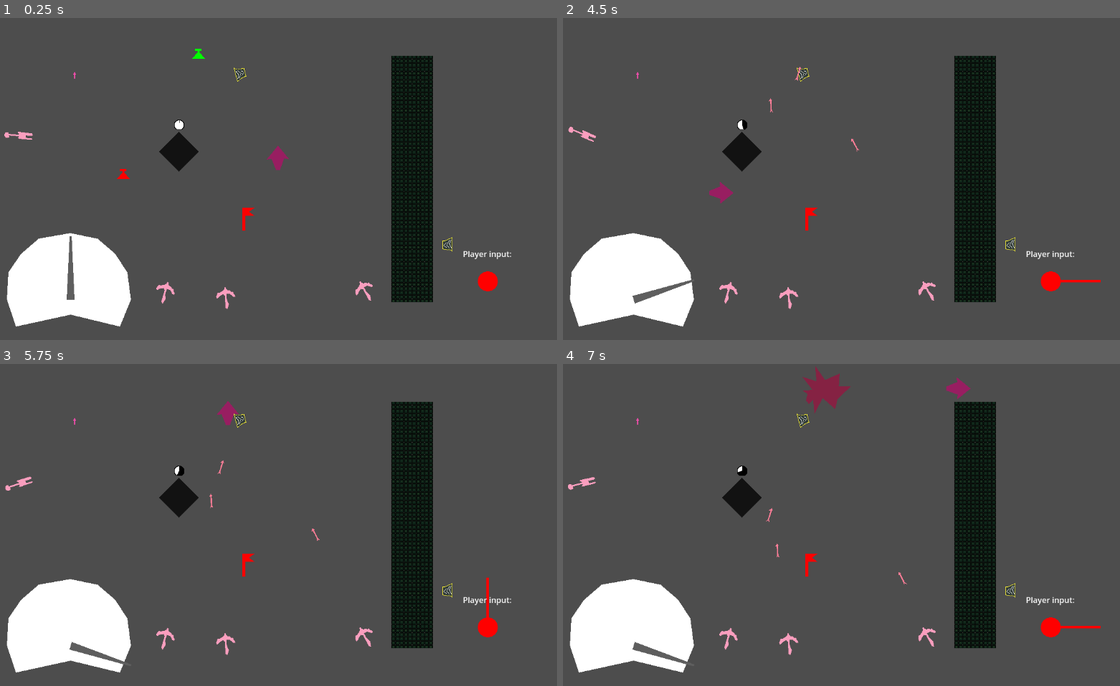
Above: before the commit, frames 1-4 (two rows, left to right).
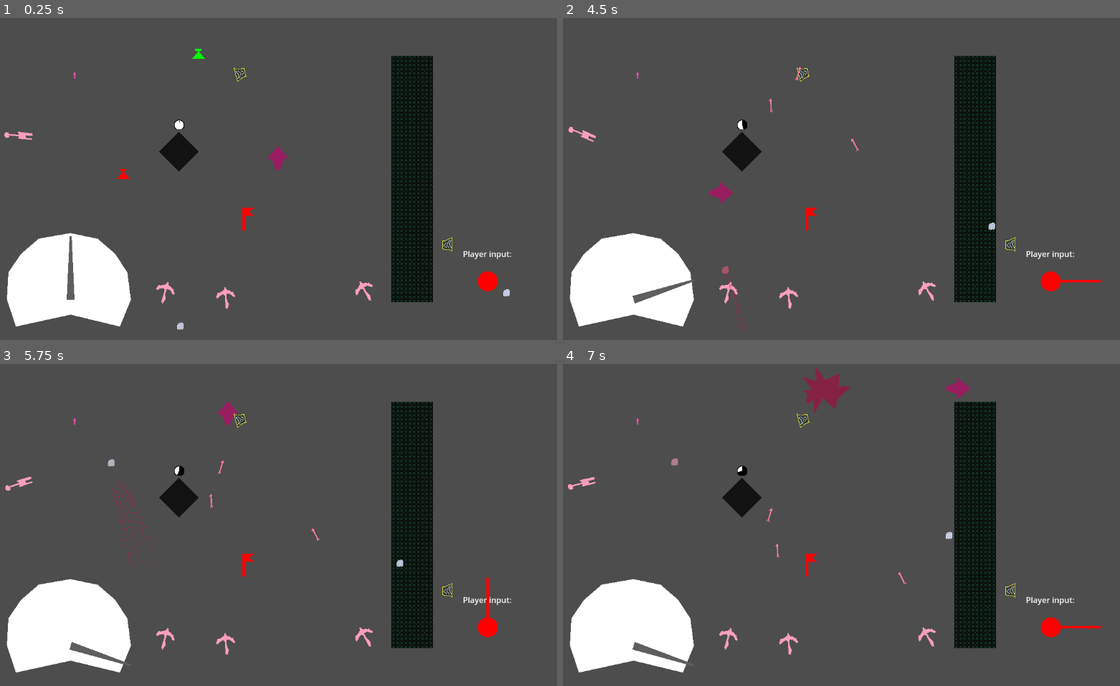
Above: after the commit, the same moments.

Repository: IwailerI/micro-jam-colors
Game: Godot game, scene res://scenes/level/level.tscn
Same seed, same stepped clock (60 frames per second), same inputs: the game is played once before the commit and once after it. The engine's default icon, where the game draws it, is replaced by a stand-in: a white triangle on a blue panel in a dark square.
Inputs:
- Up to frame 1 (0.25 s): no input
- Up to frame 2 (4.5 s): hold Space (throttle) 0.53-1.28 s; hold W (movement_up) 0.53-2.03 s; tap Space (throttle) at 1.35, 2.85, 4.35 s; hold Space (throttle) 2.03-2.78 s; hold A (movement_left) 2.03-3.53 s; hold S (movement_down) 3.53-4.28 s; hold Space (throttle) 3.53-4.28 s; hold D (movement_right) from 4.28 s (still down)
- Up to frame 3 (5.75 s): release D (movement_right) at 5.03 s; hold W (movement_up) from 5.03 s (still down); hold Space (throttle) from 5.03 s (still down)
- Up to frame 4 (7 s): release W (movement_up) at 5.78 s; release Space (throttle) at 5.78 s; hold D (movement_right) from 5.78 s (still down); tap Space (throttle) at 5.85 s; hold Space (throttle) from 6.53 s (still down)

The runs differ from the first frame. In frame 1, less than 0.1% of the frame differs, in the area x 31-92%, y 84-97%; in frame 2, less than 0.1%; in frame 3, 0.2%, in the area x 19-73%, y 29-65%; in frame 4, less than 0.1%.

Commit message:
implemented 2 types of ghost

Diff:
--- /dev/null
+++ b/objects/dashing_ghost/dashing_ghost.gd
@@ -0,0 +1,29 @@
+extends Area2D
+
+
+var velocity := Vector2.ZERO
+@export var speed: float = 600
+@export var rest_accel: float = 400.0
+@onready var animation_player: AnimationPlayer = $AnimationPlayer
+
+
+func _ready() -> void:
+    body_entered.connect(_on_body_entered)
+    animation_player.play(&"idle")
+
+
+func _physics_process(delta: float) -> void:
+    velocity = velocity.move_toward(Vector2.ZERO, rest_accel * delta)
+    position += velocity * delta
+
+
+func _on_body_entered(b: Node2D) -> void:
+    if b is not Player:
+        return
+    b.die(b.global_position.direction_to(global_position) * 100.0)
+
+
+func _on_dash_timer() -> void:
+    var p := GameManager.get_instance().player()
+    var dir := to_local(p.global_position).normalized()
+    velocity = dir * speed
--- /dev/null
+++ b/objects/dashing_ghost/dashing_ghost.tscn
@@ -0,0 +1,134 @@
+[gd_scene load_steps=7 format=3 uid="uid://ktlik37x6m5v"]
+
+[ext_resource type="Texture2D" uid="uid://pw4dvw4xevp2" path="res://assets/tmp/ghost.png" id="1_apw7s"]
+[ext_resource type="Script" uid="uid://5ko7263dmede" path="res://objects/dashing_ghost/dashing_ghost.gd" id="1_lkkrn"]
+
+[sub_resource type="Animation" id="Animation_8eosc"]
+length = 0.001
+tracks/0/type = "bezier"
+tracks/0/imported = false
+tracks/0/enabled = true
+tracks/0/path = NodePath("Sprite2D:offset:y")
+tracks/0/interp = 1
+tracks/0/loop_wrap = true
+tracks/0/keys = {
+"handle_modes": PackedInt32Array(0),
+"points": PackedFloat32Array(-1.26, -0.25, 0, 0.25, 0),
+"times": PackedFloat32Array(0)
+}
+tracks/1/type = "value"
+tracks/1/imported = false
+tracks/1/enabled = true
+tracks/1/path = NodePath("Sprite2D:modulate")
+tracks/1/interp = 1
+tracks/1/loop_wrap = true
+tracks/1/keys = {
+"times": PackedFloat32Array(0),
+"transitions": PackedFloat32Array(1),
+"update": 0,
+"values": [Color(1, 1, 1, 0.847059)]
+}
+
+[sub_resource type="Animation" id="Animation_gel6x"]
+resource_name = "idle"
+length = 5.0
+loop_mode = 1
+tracks/0/type = "bezier"
+tracks/0/imported = false
+tracks/0/enabled = true
+tracks/0/path = NodePath("Sprite2D:offset:y")
+tracks/0/interp = 1
+tracks/0/loop_wrap = true
+tracks/0/keys = {
+"handle_modes": PackedInt32Array(2, 0, 2, 0, 0, 0),
+"points": PackedFloat32Array(-1.26, 0, 0, 0.333333, 0, 0.945, -0.333333, 0, 0.333333, 0, -1.26, -0.333333, 0, 0, 0, 0.945, -0.333333, 0, 0.333333, 0, -1.26, -0.333333, 0, 0, 0, 0.945, -0.333333, 0, 0.333333, 0),
+"times": PackedFloat32Array(0, 1, 2, 3, 4, 5)
+}
+tracks/1/type = "value"
+tracks/1/imported = false
+tracks/1/enabled = true
+tracks/1/path = NodePath("Sprite2D:modulate")
+tracks/1/interp = 1
+tracks/1/loop_wrap = true
+tracks/1/keys = {
+"times": PackedFloat32Array(0, 4.26667, 5),
+"transitions": PackedFloat32Array(1, 1, 1),
+"update": 0,
+"values": [Color(1, 1, 1, 0.847059), Color(0.767594, 0.131253, 0.20115, 0.847059), Color(1, 1, 1, 0.847059)]
+}
+tracks/2/type = "value"
+tracks/2/imported = false
+tracks/2/enabled = true
+tracks/2/path = NodePath("Sprite2D:position")
+tracks/2/interp = 2
+tracks/2/loop_wrap = true
+tracks/2/keys = {
+"times": PackedFloat32Array(0, 1.46667, 1.83333, 2.23333, 2.7, 3.1, 3.36667, 3.56667, 3.8, 4, 4.06667, 4.1, 4.13333, 4.16667, 4.2, 4.23333, 4.26667, 4.3, 4.4, 5),
+"transitions": PackedFloat32Array(1, 1, 1, 1, 1, 1, 1, 1, 1, 1, 1, 1, 1, 1, 1, 1, 1, 1, 1, 1),
+"update": 0,
+"values": [Vector2(0, 0), Vector2(0, 0), Vector2(1, 0), Vector2(-1, 0), Vector2(1, 0), Vector2(-1, 0), Vector2(1, 0), Vector2(-1, 0), Vector2(1, 0), Vector2(-1, 0), Vector2(1, 0), Vector2(-1, 0), Vector2(1, 0), Vector2(-1, 0), Vector2(1, 0), Vector2(-1, 0), Vector2(1, 0), Vector2(-1, 0), Vector2(0, 0), Vector2(0, 0)]
+}
+tracks/3/type = "method"
+tracks/3/imported = false
+tracks/3/enabled = true
+tracks/3/path = NodePath(".")
+tracks/3/interp = 1
+tracks/3/loop_wrap = true
+tracks/3/keys = {
+"times": PackedFloat32Array(4.26667),
+"transitions": PackedFloat32Array(1),
+"values": [{
+"args": [],
+"method": &"_on_dash_timer"
+}]
+}
+tracks/4/type = "method"
+tracks/4/imported = false
+tracks/4/enabled = true
+tracks/4/path = NodePath("CPUParticles2D")
+tracks/4/interp = 1
+tracks/4/loop_wrap = true
+tracks/4/keys = {
+"times": PackedFloat32Array(4.26667),
+"transitions": PackedFloat32Array(1),
+"values": [{
+"args": [false],
+"method": &"restart"
+}]
+}
+
+[sub_resource type="AnimationLibrary" id="AnimationLibrary_2ogwu"]
+_data = {
+&"RESET": SubResource("Animation_8eosc"),
+&"idle": SubResource("Animation_gel6x")
+}
+
+[sub_resource type="CircleShape2D" id="CircleShape2D_lkkrn"]
+radius = 7.0
+
+[node name="DashingGhost" type="Area2D"]
+script = ExtResource("1_lkkrn")
+
+[node name="AnimationPlayer" type="AnimationPlayer" parent="."]
+libraries = {
+&"": SubResource("AnimationLibrary_2ogwu")
+}
+
+[node name="Sprite2D" type="Sprite2D" parent="."]
+modulate = Color(1, 1, 1, 0.847059)
+texture = ExtResource("1_apw7s")
+offset = Vector2(0, -1.26)
+
+[node name="CollisionShape2D" type="CollisionShape2D" parent="."]
+shape = SubResource("CircleShape2D_lkkrn")
+debug_color = Color(0.952058, 1.92523e-07, 0.560555, 0.42)
+
+[node name="CPUParticles2D" type="CPUParticles2D" parent="."]
+emitting = false
+amount = 800
+one_shot = true
+spread = 180.0
+gravity = Vector2(0, 0)
+initial_velocity_min = 28.17
+initial_velocity_max = 28.17
+color = Color(0.939023, 0, 0.38271, 1)
--- /dev/null
+++ b/objects/ghost/ghost.gd
@@ -0,0 +1,26 @@
+extends Area2D
+
+
+@export var speed: float = 150
+@onready var animation_player: AnimationPlayer = $AnimationPlayer
+
+
+func _ready() -> void:
+    body_entered.connect(_on_body_entered)
+    animation_player.play(&"idle")
+
+
+func _physics_process(delta: float) -> void:
+    var p := GameManager.get_instance().player()
+
+    var dir := to_local(p.global_position)
+    if not p.alive:
+        dir = Vector2.UP
+
+    position += dir.normalized() * delta * speed
+
+
+func _on_body_entered(b: Node2D) -> void:
+    if b is not Player:
+        return
+    b.die(b.global_position.direction_to(global_position) * 100.0)
--- /dev/null
+++ b/objects/ghost/ghost.tscn
@@ -0,0 +1,63 @@
+[gd_scene load_steps=7 format=3 uid="uid://bsi7svopihfx7"]
+
+[ext_resource type="Script" uid="uid://dathd8onemjnj" path="res://objects/ghost/ghost.gd" id="1_gel6x"]
+[ext_resource type="Texture2D" uid="uid://pw4dvw4xevp2" path="res://assets/tmp/ghost.png" id="1_o1pom"]
+
+[sub_resource type="Animation" id="Animation_8eosc"]
+length = 0.001
+tracks/0/type = "value"
+tracks/0/imported = false
+tracks/0/enabled = true
+tracks/0/path = NodePath("Sprite2D:offset")
+tracks/0/interp = 1
+tracks/0/loop_wrap = true
+tracks/0/keys = {
+"times": PackedFloat32Array(0),
+"transitions": PackedFloat32Array(1),
+"update": 0,
+"values": [Vector2(0, 0)]
+}
+
+[sub_resource type="Animation" id="Animation_gel6x"]
+resource_name = "idle"
+length = 2.0
+loop_mode = 1
+tracks/0/type = "value"
+tracks/0/imported = false
+tracks/0/enabled = true
+tracks/0/path = NodePath("Sprite2D:offset")
+tracks/0/interp = 2
+tracks/0/loop_wrap = true
+tracks/0/keys = {
+"times": PackedFloat32Array(0, 1, 2),
+"transitions": PackedFloat32Array(1, 1, 1),
+"update": 0,
+"values": [Vector2(0, 0), Vector2(0, -2), Vector2(0, 0)]
+}
+
+[sub_resource type="AnimationLibrary" id="AnimationLibrary_2ogwu"]
+_data = {
+&"RESET": SubResource("Animation_8eosc"),
+&"idle": SubResource("Animation_gel6x")
+}
+
+[sub_resource type="CircleShape2D" id="CircleShape2D_gel6x"]
+radius = 7.0
+
+[node name="Ghost" type="Area2D"]
+collision_layer = 4
+script = ExtResource("1_gel6x")
+speed = 50.0
+
+[node name="AnimationPlayer" type="AnimationPlayer" parent="."]
+libraries = {
+&"": SubResource("AnimationLibrary_2ogwu")
+}
+
+[node name="Sprite2D" type="Sprite2D" parent="."]
+modulate = Color(1, 1, 1, 0.847059)
+texture = ExtResource("1_o1pom")
+
+[node name="CollisionShape2D" type="CollisionShape2D" parent="."]
+shape = SubResource("CircleShape2D_gel6x")
+debug_color = Color(0.952058, 1.92523e-07, 0.560555, 0.42)
--- a/scenes/level/level.tscn
+++ b/scenes/level/level.tscn
@@ -11,6 +11,8 @@
 [ext_resource type="Texture2D" uid="uid://v8tnsfdrxgnh" path="res://icon.svg" id="8_pe1ox"]
 [ext_resource type="PackedScene" uid="uid://skitiu8xadwy" path="res://objects/catapult/catapult.tscn" id="8_sytrn"]
 [ext_resource type="PackedScene" uid="uid://dp6usse28mhgw" path="res://objects/ramp/ramp.tscn" id="10_tf2q7"]
+[ext_resource type="PackedScene" uid="uid://bsi7svopihfx7" path="res://objects/ghost/ghost.tscn" id="12_m0bv2"]
+[ext_resource type="PackedScene" uid="uid://ktlik37x6m5v" path="res://objects/dashing_ghost/dashing_ghost.tscn" id="13_b7m21"]
 
 [sub_resource type="WorldBoundaryShape2D" id="WorldBoundaryShape2D_jww0w"]
 
@@ -137,3 +139,9 @@
 [node name="Ramp2" parent="." instance=ExtResource("10_tf2q7")]
 position = Vector2(516, 112)
 rotation = 7.59217
+
+[node name="Ghost" parent="." instance=ExtResource("12_m0bv2")]
+position = Vector2(1062, 559)
+
+[node name="DashingGhost" parent="." instance=ExtResource("13_b7m21")]
+position = Vector2(396, 620.6)
Binary file added: assets/tmp/ghost.png
Not shown, added: assets/tmp/ghost.png.import
Not shown, added: objects/dashing_ghost/dashing_ghost.gd.uid
Not shown, added: objects/ghost/ghost.gd.uid
Not shown: 1 places in scenes/level/level.tscn that only renumber resources
